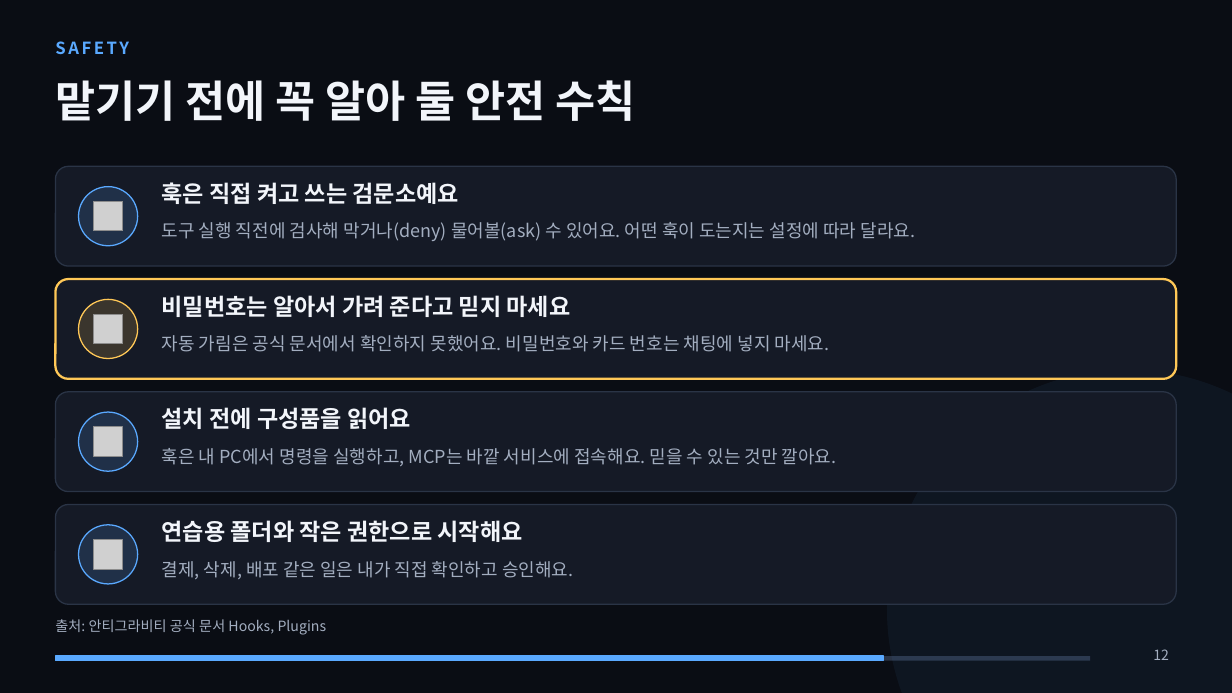
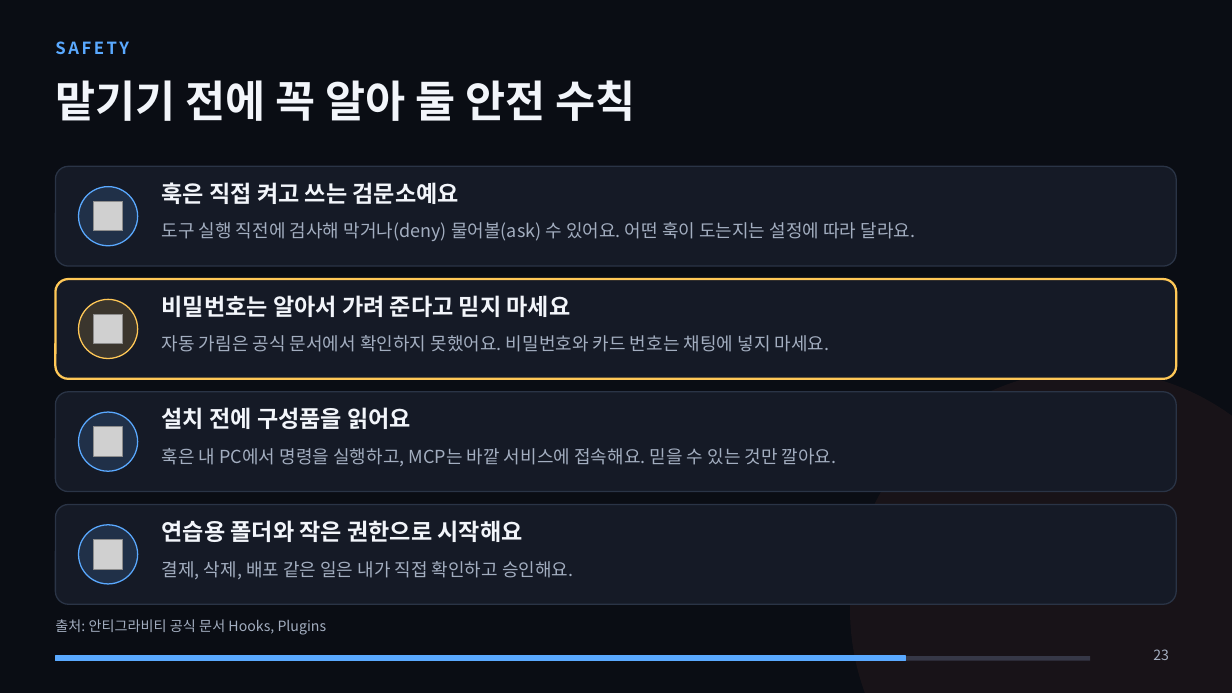
Before and after one commit to metaluca27/huhsame-script, a slide deck: slide 23 of docs/강의/안티그라비티_입문/안티그라비티_입문_강의.pptx (slide 12 before the commit). Drawn at 1232x693 pixels with LibreOffice and Linux fonts; fonts in the diff are those of the drawing; grey boxes stand for pictures. Boxes give left, top, right and bottom in pixels: in the first picture for what was removed or moved away, otherwise in the second. Text is boxed around its words. In the diff, an @@ line names an element or a change of style, - is before the commit and + after.

```diff
--- a/docs/강의/안티그라비티_입문/안티그라비티_입문_강의.pptx
+++ b/docs/강의/안티그라비티_입문/안티그라비티_입문_강의.pptx
@@ ellipse: place and size @@
-ellipse at bbox=[887, 370, 1232, 693]
+ellipse at bbox=[850, 370, 1232, 693]
@@ ellipse at bbox=[850, 370, 1232, 693]: fill #5AA9FF at 6% opacity to #FF7A59 at 6% opacity @@
@@ rectangle: place and size @@
-rectangle at bbox=[55, 656, 884, 661]
+rectangle at bbox=[55, 656, 906, 661]
@@ page number at bbox=[1153, 649, 1169, 660]: text changed @@
-12
+23
```
Also in this commit, not shown: 13 other slides changed, 13 slides added, 13 other files.
